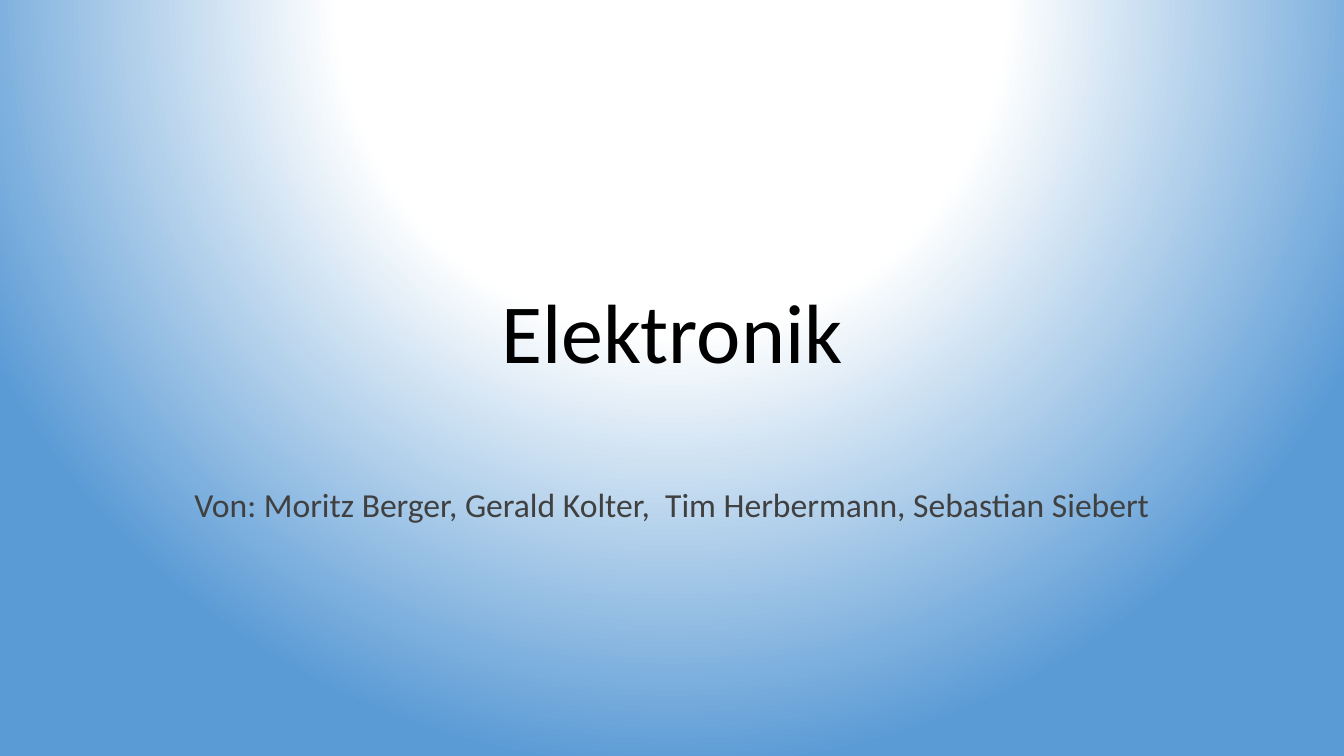
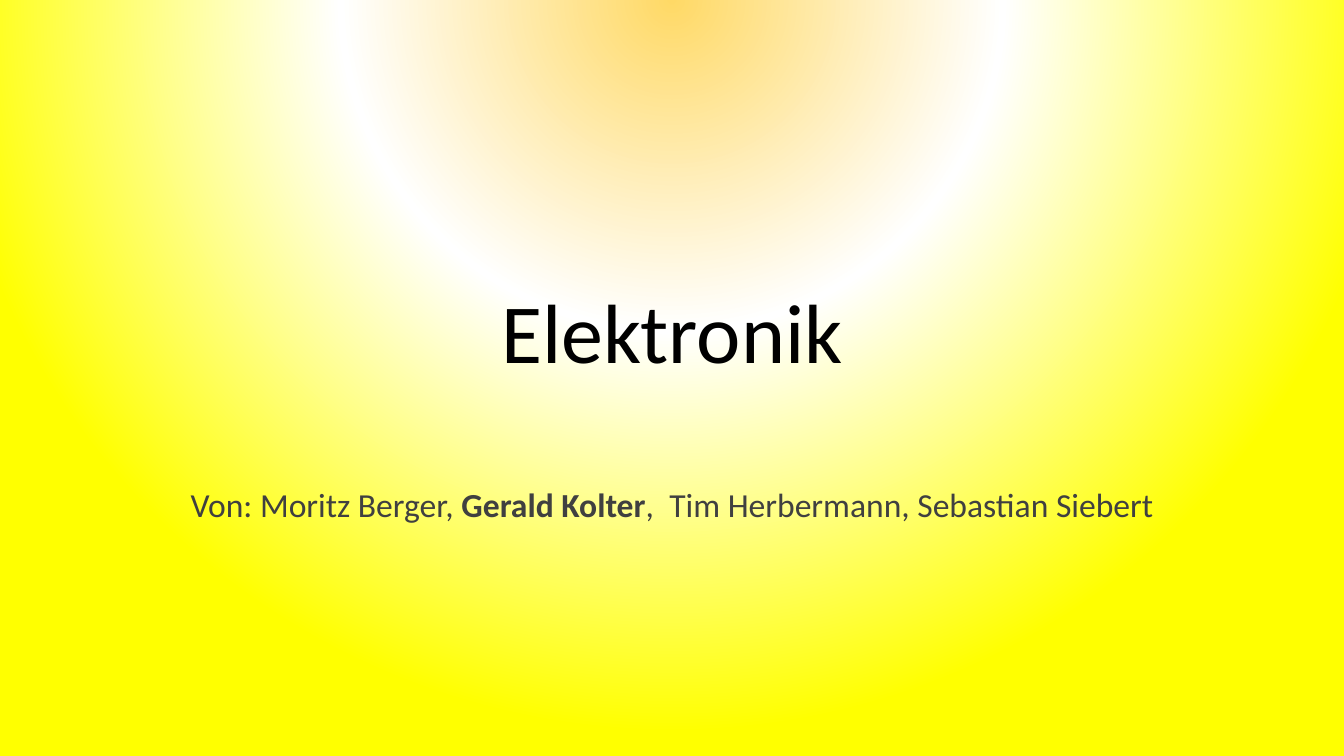
Before and after one commit to thewhitecat/grundpraktikum1, a slide deck: slide 1 of Elektronik/Elektronik.pptx. Drawn at 1344x756 pixels with LibreOffice and Linux fonts; fonts in the diff are those of the drawing. Boxes give left, top, right and bottom in pixels: in the first picture for what was removed or moved away, otherwise in the second. Text is boxed around its words. In the diff, an @@ line names an element or a change of style, - is before the commit and + after.

```diff
--- a/Elektronik/Elektronik.pptx
+++ b/Elektronik/Elektronik.pptx
@@ background gradient #FFFFFF to #5B9BD5 to gradient #FFD966 to #FFFFFF to #FFFF00 @@
@@ subtitle "Von: Moritz Berger, Gerald Kolter, ..." at [191,493,1153,523]: bold on in "Gerald Kolter," @@
```
Also in this commit, not shown: 1 other slide changed, 15 slides added.
